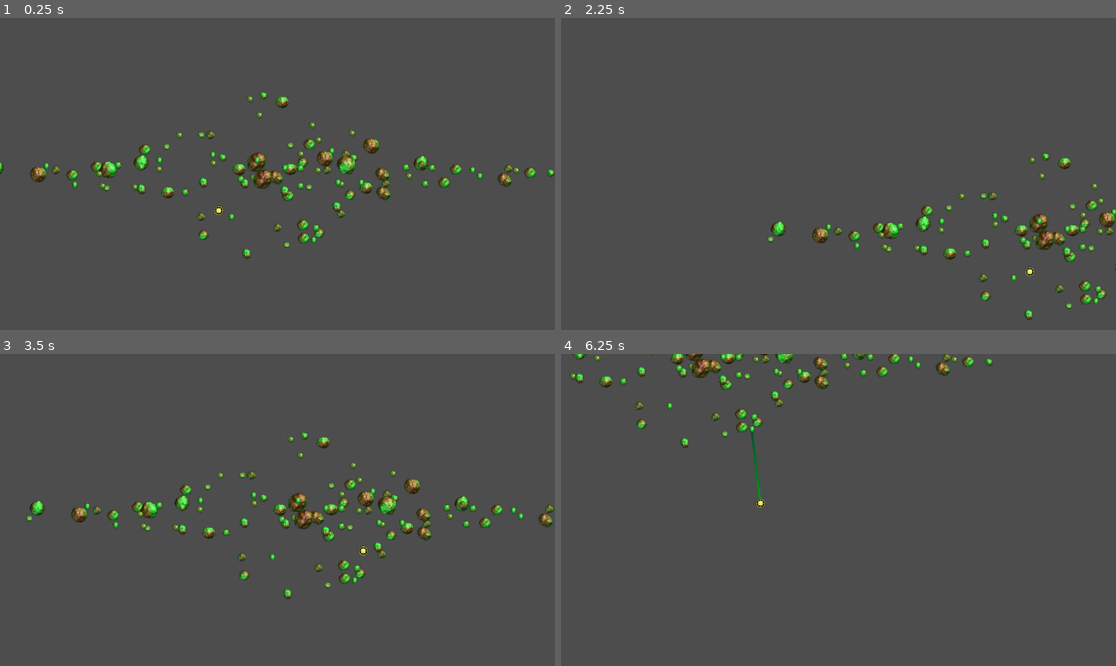
Above: before the commit, frames 1-4 (two rows, left to right).
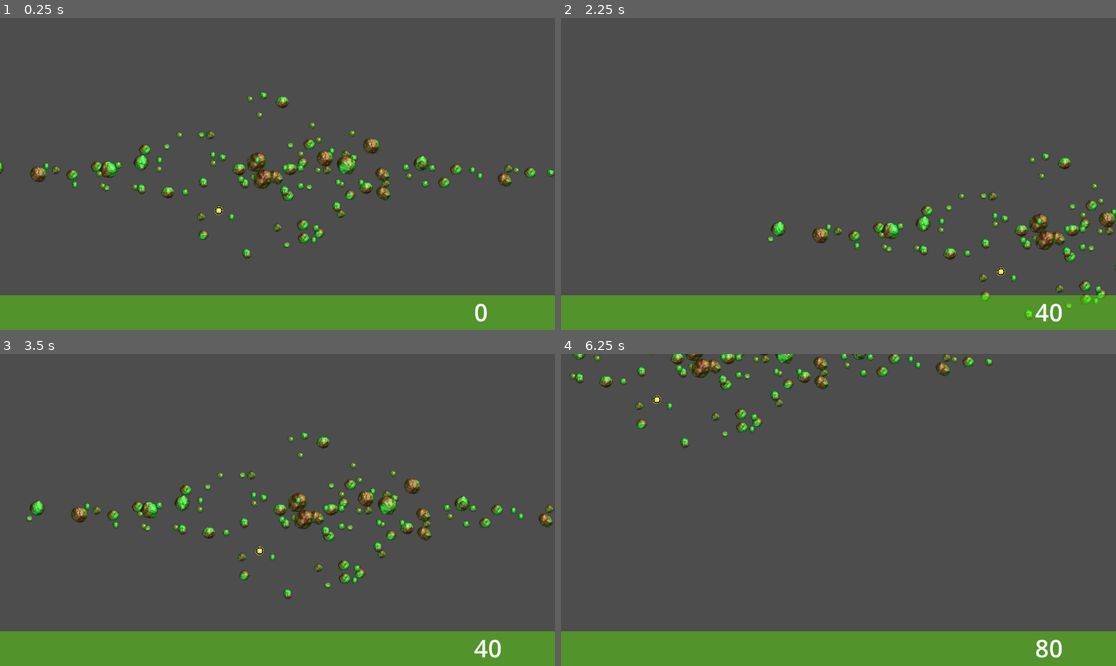
Above: after the commit, the same moments.

Repository: ramhacks/space-game-remake
Game: Godot game, scene res://survival.tscn
The game is run twice, just before and just after one commit, with the same random seed, the same clock (stepped at 60 frames per second) and the same inputs.
Inputs (mouse positions are in pixels of both pictures, inside the frame that each line leads up to):
- Up to frame 1 (0.25 s): no input
- Up to frame 2 (2.25 s): tap Enter at 0.5, 2 s; drag from (633, 183) to (760, 217) at 0.52 s; tap Space at 1.25 s; drag from (794, 220) to (888, 248) at 1.27 s; move the mouse to (982, 276) at 2.02 s; hold Right (move_right) from 2.03 s (still down); click (982, 276) at 2.17 s
- Up to frame 3 (3.5 s): release Right (move_right) at 2.75 s; tap Space at 2.75 s; drag from (505, 641) to (327, 584) at 2.77 s
- Up to frame 4 (6.25 s): tap Enter at 3.5 s; drag from (905, 578) to (805, 556) at 3.52 s; tap Space at 4.25 s; drag from (838, 531) to (699, 534) at 4.27 s; move the mouse to (710, 456) at 5.02 s; hold Down (move_down) 5.03-5.75 s; click (710, 456) at 5.17 s; drag from (561, 556) to (638, 425) at 5.77 s

The runs differ from the first frame. In frame 1, 11% of the frame differs, in the area x 0-100%, y 88-100%; in frame 2, 11%; in frame 3, 11%; in frame 4, 11%, in the area x 0-100%, y 13-100%.

Commit message:
Mining Tower
Edited so that miner only mines when powered

Added very rudimentary overlay UI graphics to see the miner work, only for testing purposes

Diff:
--- a/the-space-game/Asteroid GD/Asteroid_Script.gd
+++ b/the-space-game/Asteroid GD/Asteroid_Script.gd
@@ -9,6 +9,9 @@
 
 var resources = 10
 var asteroid_size = 0
+
+
+var max_size = 15
 
 var texture_path
 func _ready() -> void:
@@ -22,6 +25,10 @@
 	# fix so that larger numbers are generated not as often as the smaller numbers, put a weight to them
 	self.asteroid_size = min(random.randi_range(892, 932), random.randi_range(892, 932), random.randi_range(892, 932))
 	#--------------------------------------------------------
+	var my_size = (932 - self.asteroid_size) % 15
+
+	self.resources = my_size * 52
+
 
 
 	if(self.asteroid_size % 2):
@@ -47,12 +54,21 @@
 
 func extractresources(change): #change resources by a certain amount, if no more resources return 0 if
 	#some left return 1
+
 	if(self.resources > 0):
+		if((self.resources - change) > 0):
+			Globals.resources += change
+		else:
+			Globals.resources += self.resources
 		self.resources -= change
+
 		return 1
 	else:
+
 		assign_empty_texture()
 		return 0
+
+	print("Remaining Resources: " + self.resources)
 
 
 # Called every frame. 'delta' is the elapsed time since the previous frame.
--- a/the-space-game/Asteroid GD/asteroid_gen.gd
+++ b/the-space-game/Asteroid GD/asteroid_gen.gd
@@ -22,6 +22,7 @@
 
 	var height = 180 # how tall it is, every iteration make smaller to generate asteroid along it
 	var width =  140#how wide the wave is
+
 
 
 	var transformx = int(-(get_viewport_rect().size.x/2)+(get_viewport_rect().size.x/50))
@@ -52,6 +53,7 @@
 			if(place < place_chance and x_pos < get_viewport_rect().size.x):
 				var jiggle_asteroid = random.randi_range(-50, 50)  #if place is less then 10 place asteroid
 				var asteroid = preload( "res://Asteroid_Gen/asteroid.tscn")
+
 
 				var s = asteroid.instantiate()
 				s.get_node("Sprite2D").set_random_size()
--- /dev/null
+++ b/the-space-game/Other_Scripts/globals.gd
@@ -0,0 +1,12 @@
+extends Node
+
+var resources = 0  # amount of resources the current player has
+
+# Called when the node enters the scene tree for the first time.
+func _ready() -> void:
+	pass # Replace with function body.
+
+
+# Called every frame. 'delta' is the elapsed time since the previous frame.
+func _process(delta: float) -> void:
+	pass
--- a/the-space-game/project.godot
+++ b/the-space-game/project.godot
@@ -14,6 +14,10 @@
 run/main_scene="res://survival.tscn"
 config/features=PackedStringArray("4.3", "GL Compatibility")
 config/icon="res://icon.svg"
+
+[autoload]
+
+Globals="*res://Other_Scripts/globals.gd"
 
 [input]
 
--- a/the-space-game/survival.gd
+++ b/the-space-game/survival.gd
@@ -1,16 +1,22 @@
 extends Node2D
+
+#global variables below:
+
+
+
 
 
 # Called when the node enters the scene tree for the first time.
 func _ready() -> void:
 
 	var scene = preload("res://Asteroid_Gen/asteroid_field.tscn")
-	var tower = preload("res://towers/miner.tscn")
 	var instance = scene.instantiate()
-	var ins = tower.instantiate()
 	self.add_child(instance)
+	#temporary just to test miner tower
 
-	self.add_child(ins)
+	var tower = preload("res://towers/Miner/miner.tscn")
+	var miner = tower.instantiate()
+	self.add_child(miner)
 
 
 
@@ -20,4 +26,4 @@
 
 # Called every frame. 'delta' is the elapsed time since the previous frame.
 func _process(delta: float) -> void:
-	pass
+	self.get_node("CanvasLayer/Resources").text = str(Globals.resources)
--- a/the-space-game/survival.tscn
+++ b/the-space-game/survival.tscn
@@ -1,7 +1,11 @@
-[gd_scene load_steps=3 format=3 uid="uid://cf5pqleati37r"]
+[gd_scene load_steps=4 format=3 uid="uid://cf5pqleati37r"]
 
 [ext_resource type="Script" path="res://survival.gd" id="1_e2foe"]
-[ext_resource type="Script" path="res://camera_2d.gd" id="2_whqux"]
+[ext_resource type="Script" path="res://Other_Scripts/camera_2d.gd" id="2_whqux"]
+
+[sub_resource type="LabelSettings" id="LabelSettings_a1qks"]
+font_size = 50
+outline_color = Color(0, 0, 0, 1)
 
 [node name="Survival" type="Node2D"]
 script = ExtResource("1_e2foe")
@@ -9,3 +13,18 @@
 [node name="Camera2D" type="Camera2D" parent="."]
 position = Vector2(575, 325)
 script = ExtResource("2_whqux")
+
+[node name="CanvasLayer" type="CanvasLayer" parent="."]
+
+[node name="ColorRect" type="ColorRect" parent="CanvasLayer"]
+offset_top = 576.0
+offset_right = 1152.0
+offset_bottom = 648.0
+color = Color(0.34902, 0.941176, 0, 0.431373)
+
+[node name="Resources" type="Label" parent="CanvasLayer"]
+offset_left = 984.0
+offset_top = 576.0
+offset_right = 1148.0
+offset_bottom = 645.0
+label_settings = SubResource("LabelSettings_a1qks")
--- a/the-space-game/towers/mine.gd
+++ b/the-space-game/towers/Miner/mine.gd
@@ -3,12 +3,23 @@
 var timer
 
 var line_node
+
+var child
+
+var loaded = false
+
+var powered = true #is this node powered? once set to true it will mine once
+
+
 # Called when the node enters the scene tree for the first time.
 func _ready() -> void:
+	child = self.get_node("Sprite2D")
 	timer = self.get_node("Timer")
 	timer.set_wait_time(2)
 	timer.start()
 	line_node = self.get_node("Mining_Laser")
+
+
 
 # Called every frame. 'delta' is the elapsed time since the previous frame.
 func _process(delta: float) -> void:
@@ -16,21 +27,26 @@
 
 func _physics_process(delta):
 	if Input.is_action_pressed("move_right"):
-		# Move as long as the key/button is pressed.
-		position.x += 5
-	elif Input.is_action_pressed("move_left"):
-		position.x -= 5
+		#simulate the node getting power
 
-	elif Input.is_action_pressed("move_down"):
-		position.y += 5
+		powered = true
 
-	elif Input.is_action_pressed("move_up"):
-		position.y -= 5
 
 
 
 func _on_timer_timeout() -> void:
-	line_node.clear_points()
-	self.get_node("Sprite2D").mine(line_node)
+
+	if !loaded:
+		child.change_collision_list(self.get_overlapping_areas())
+		loaded = true
+
+
+	#if powered mine, else on the next 2 sec cycle delete the mining laser graphic
+	if(!powered):
+		line_node.clear_points()
+	else:
+		child.mine(line_node)
+		powered = false
+
 
 	timer.start()
--- a/the-space-game/towers/miner.gd
+++ b/the-space-game/towers/Miner/miner.gd
@@ -6,9 +6,9 @@
 var upgrade_level = 1
 
 var upgrade_resource_drain = {
-	1: 5,
-	2: 10,
-	3: 20
+	1: 10,
+	2: 20,
+	3: 30
 }
 
 var closest = false
@@ -40,9 +40,9 @@
 				current_drained = true
 				valid = true
 
+
 func mine(line_node):
-
-
+	line_node.clear_points()
 	if(valid and powered): #only mine if there is a node nearby and powered
 		line_node.add_point(to_local(self.global_position))
 		line_node.add_point(to_local(closest.global_position))
@@ -65,12 +65,8 @@
 func recieve_power():
 	powered = true
 
-
-func _on_miner_area_entered(area: Area2D) -> void:
-	closest = Vector2(0,0)
-	asteroids_in_range[area] = area
-
-
-
-func _on_miner_area_exited(area: Area2D) -> void:
-	asteroids_in_range.erase(area)
+func change_collision_list(asteroids):
+	if(len(asteroids_in_range) != len(asteroids)):
+		asteroids_in_range = {}
+		for rock in asteroids:
+			asteroids_in_range[rock] = rock
--- a/the-space-game/towers/miner.tscn
+++ b/the-space-game/towers/Miner/miner.tscn
@@ -1,9 +1,9 @@
 [gd_scene load_steps=7 format=3 uid="uid://c6np11nexofah"]
 
-[ext_resource type="Script" path="res://towers/mine.gd" id="1_2thg4"]
+[ext_resource type="Script" path="res://towers/Miner/mine.gd" id="1_2thg4"]
 [ext_resource type="Texture2D" uid="uid://74vxxnfct1cd" path="res://images/303.png" id="1_ooltd"]
-[ext_resource type="Script" path="res://towers/miner.gd" id="2_7igyp"]
-[ext_resource type="Script" path="res://towers/mining_laser.gd" id="4_njm1e"]
+[ext_resource type="Script" path="res://towers/Miner/miner.gd" id="2_7igyp"]
+[ext_resource type="Script" path="res://towers/Miner/mining_laser.gd" id="4_njm1e"]
 
 [sub_resource type="Gradient" id="Gradient_okg80"]
 offsets = PackedFloat32Array(0, 0.458333, 1)
Renamed: the-space-game/camera_2d.gd -> the-space-game/Other_Scripts/camera_2d.gd
Renamed: the-space-game/towers/mining_laser.gd -> the-space-game/towers/Miner/mining_laser.gd
